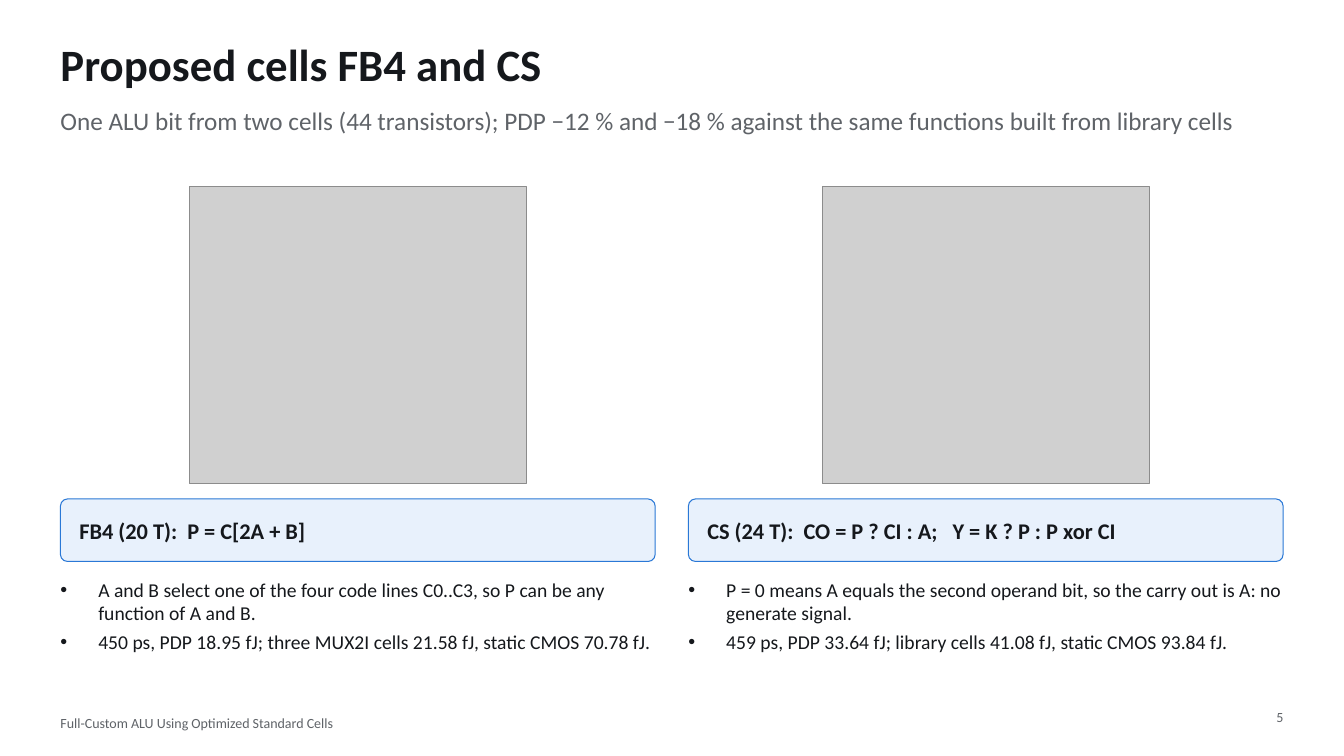
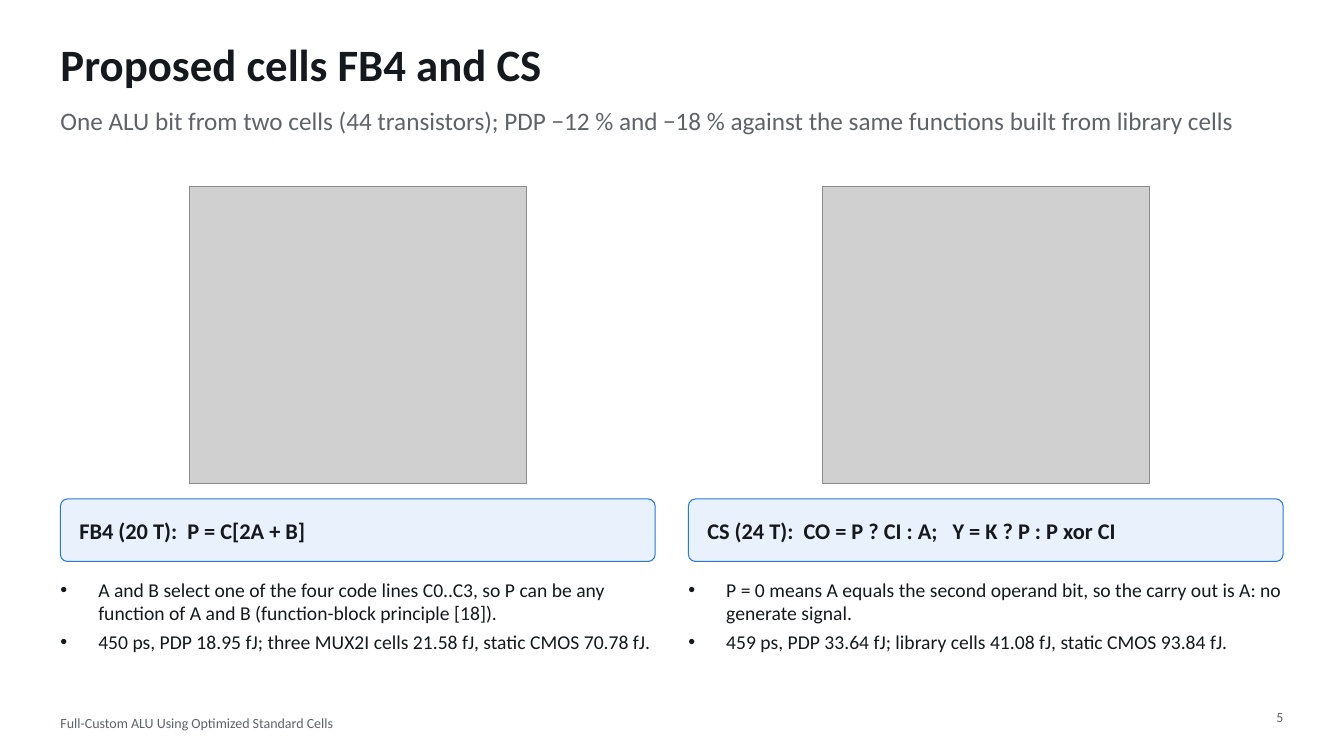
Before and after one commit to manshukgarg/alu-fullcustom-180nm, a slide deck: slide 5 of docs/presentation/ALU4_180nm_presentation.pptx. Drawn at 1344x756 pixels with LibreOffice and Linux fonts; fonts in the diff are those of the drawing; grey boxes stand for pictures. Boxes give left, top, right and bottom in pixels: in the first picture for what was removed or moved away, otherwise in the second. Text is boxed around its words. In the diff, an @@ line names an element or a change of style, - is before the commit and + after.

```diff
--- a/docs/presentation/ALU4_180nm_presentation.pptx
+++ b/docs/presentation/ALU4_180nm_presentation.pptx
@@ text at [98, 583, 604, 623]: text changed @@
-• A and B select one of the four code lines C0..C3, so P can be any function of A and B.
+• A and B select one of the four code lines C0..C3, so P can be any function of A and B (function-block principle [18]).
```
Also in this commit, not shown: 3 other slides changed, 2 slides added, 2 other files.
